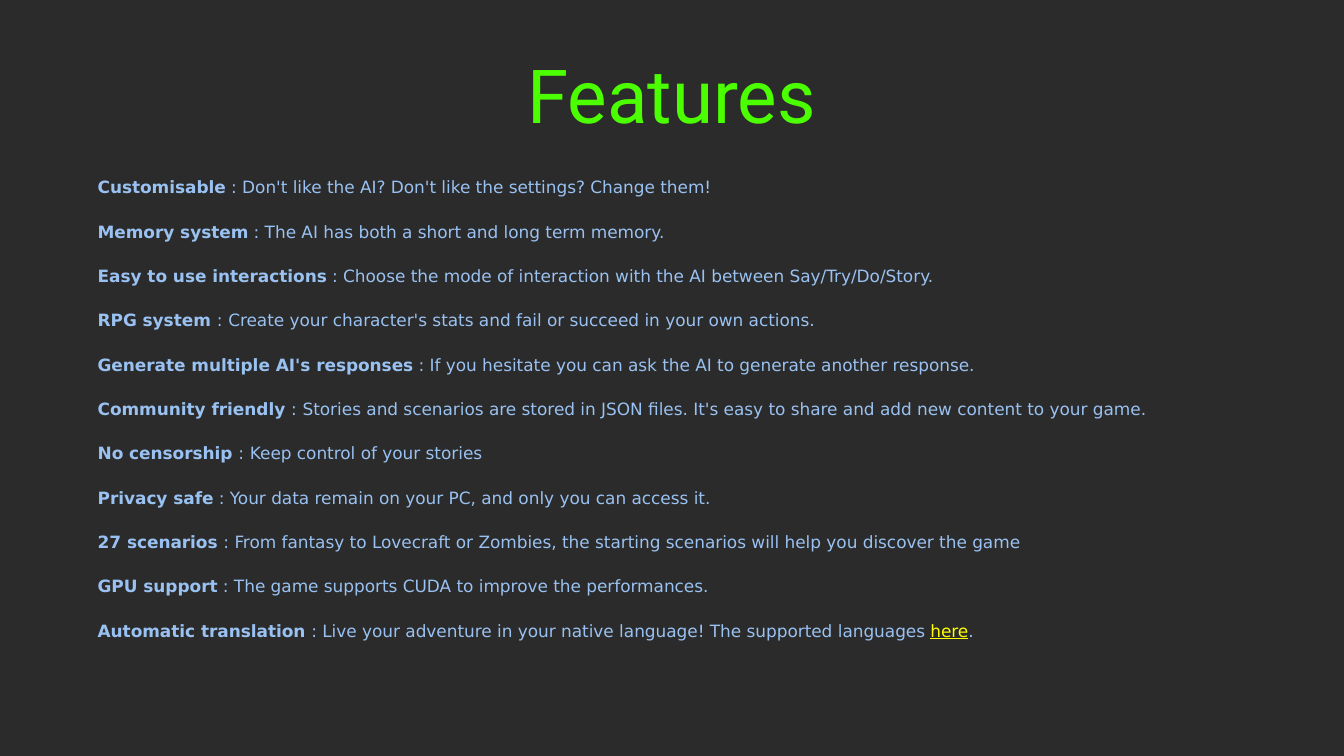
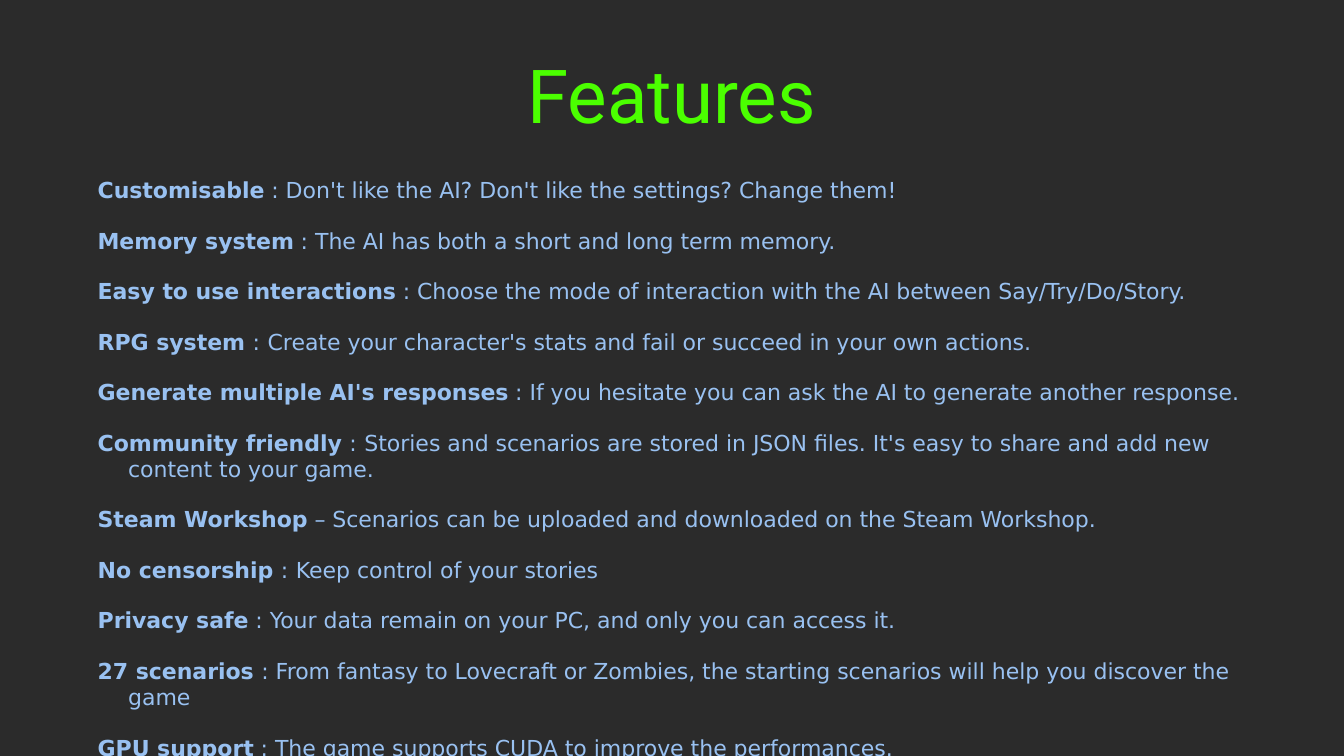
Before and after one commit to LyaaaaaGames/AIdventure_Presskit, a slide deck: slide 4 of fact_sheet.odp. Drawn at 1344x756 pixels with LibreOffice and Linux fonts; fonts in the diff are those of the drawing; background and template pictures are left out; a plain dark background stands for a picture behind light text. Boxes give left, top, right and bottom in pixels: in the first picture for what was removed or moved away, otherwise in the second. Text is boxed around its words. In the diff, an @@ line names an element or a change of style, - is before the commit and + after.

Commit message:
Added the Steam Workshop support in the features.

```diff
--- a/fact_sheet.odp
+++ b/fact_sheet.odp
@@ text at box(98, 181, 1239, 684): size 10 to 13 pt @@
@@ text at box(98, 510, 1095, 532): paragraph added @@
+Steam Workshop – Scenarios can be uploaded and downloaded on the Steam Workshop.
```
Also in this commit, not shown: 3 other files.
